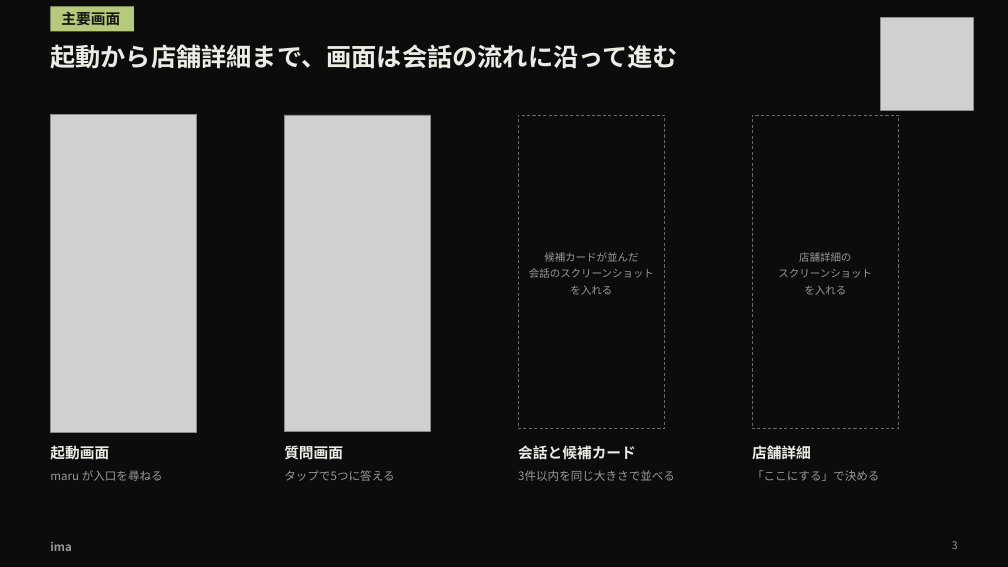
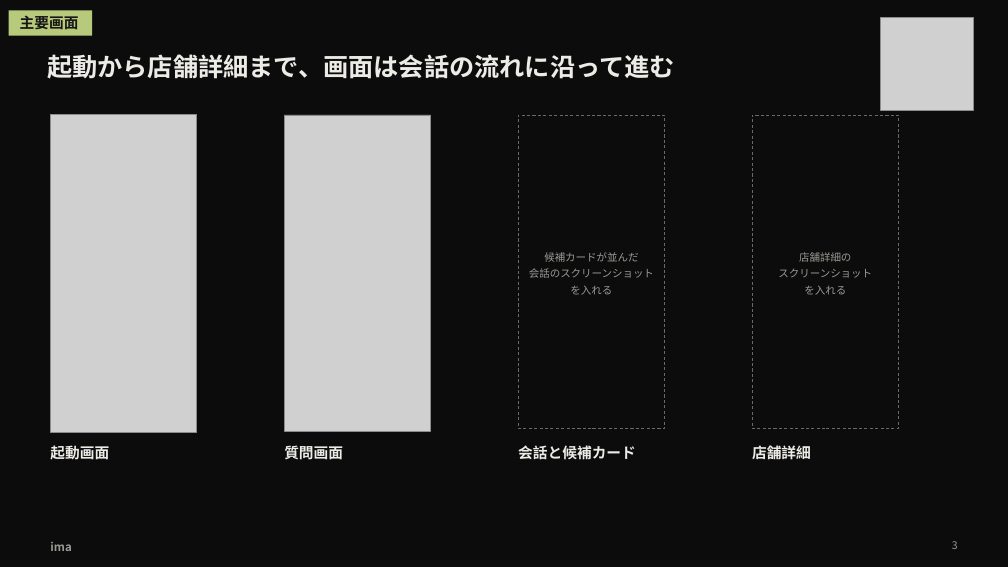
Before and after one commit to takapom/ima-app, a slide deck: slide 4 of docs/pitch/ima-pitch.pptx. Drawn at 1008x567 pixels with LibreOffice and Linux fonts; fonts in the diff are those of the drawing; grey boxes stand for pictures. Boxes give left, top, right and bottom in pixels: in the first picture for what was removed or moved away, otherwise in the second. Text is boxed around its words. In the diff, an @@ line names an element or a change of style, - is before the commit and + after.

```diff
--- a/docs/pitch/ima-pitch.pptx
+++ b/docs/pitch/ima-pitch.pptx
@@ rectangle "主要画面": place and size @@
-rectangle "主要画面" at bbox=[51, 6, 134, 31]
+rectangle "主要画面" at bbox=[8, 11, 91, 36]
@@ text "起動から店舗詳細まで、画面は会話の流れに沿って進む": place and size @@
-text "起動から店舗詳細まで、画面は会話の流れに沿って進む" at bbox=[50, 44, 678, 69]
+text "起動から店舗詳細まで、画面は会話の流れに沿って進む" at bbox=[47, 54, 675, 79]
@@ text removed at bbox=[50, 470, 163, 481] @@
-maru が入口を尋ねる
@@ text removed at bbox=[284, 470, 394, 481] @@
-タップで5つに答える
@@ text removed at bbox=[518, 470, 675, 481] @@
-3件以内を同じ大きさで並べる
@@ text removed at bbox=[752, 470, 879, 481] @@
-「ここにする」で決める
```
Also in this commit, not shown: 3 other slides changed, 3 other files.
